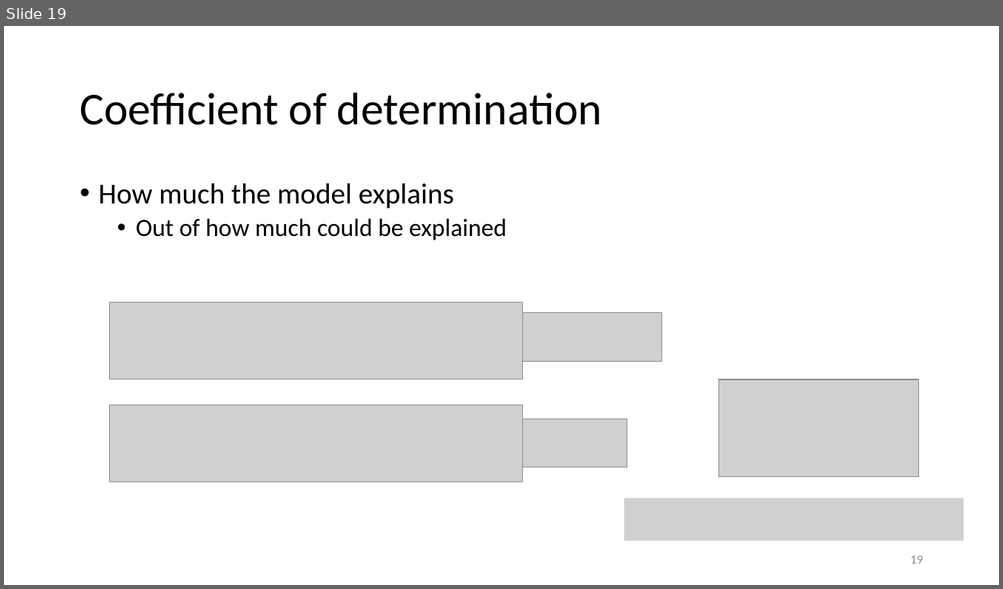
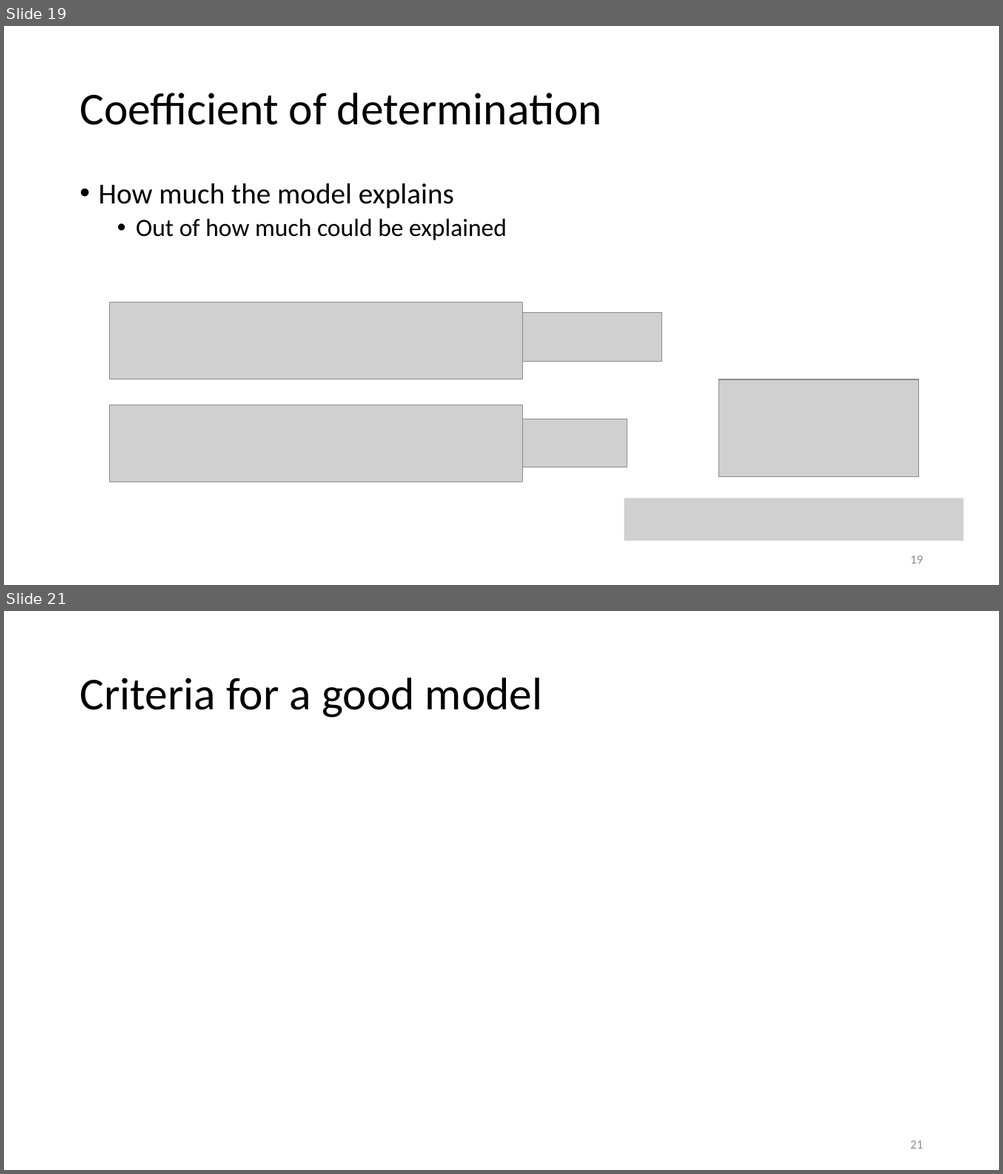
Before and after one commit to opherdonchin/StatisticalComputationAndAnalysis, a slide deck: Lectures/Lecture 8 Model Comparison.pptx. Shown one above the other, each under a label of ours: slide 19 before the commit, slides 19 and 21 after it; the slides between them are not shown. The pictures are 1003x589 and 1003x1174 pixels, drawn with LibreOffice and Linux fonts; fonts in the diff are those of the drawing; grey boxes stand for pictures. Boxes give left, top, right and bottom in pixels: in the first picture for what was removed or moved away, otherwise in the second. Text is boxed around its words. In the diff, an @@ line names an element or a change of style, - is before the commit and + after.

Commit message:
Update

```diff
--- a/Lectures/Lecture 8 Model Comparison.pptx
+++ b/Lectures/Lecture 8 Model Comparison.pptx
@@ slide 21 added at <box>4,611,999,1170</box>, background #FFFFFF @@
@@ title added at <box>79,678,543,718</box>, 44 pt, text #000000 @@
+Criteria for a good model
@@ page number added at <box>910,1141,922,1149</box>, 12 pt, text #8C8C8C @@
+21
```
Also in this commit, not shown: 1 slide changed.
